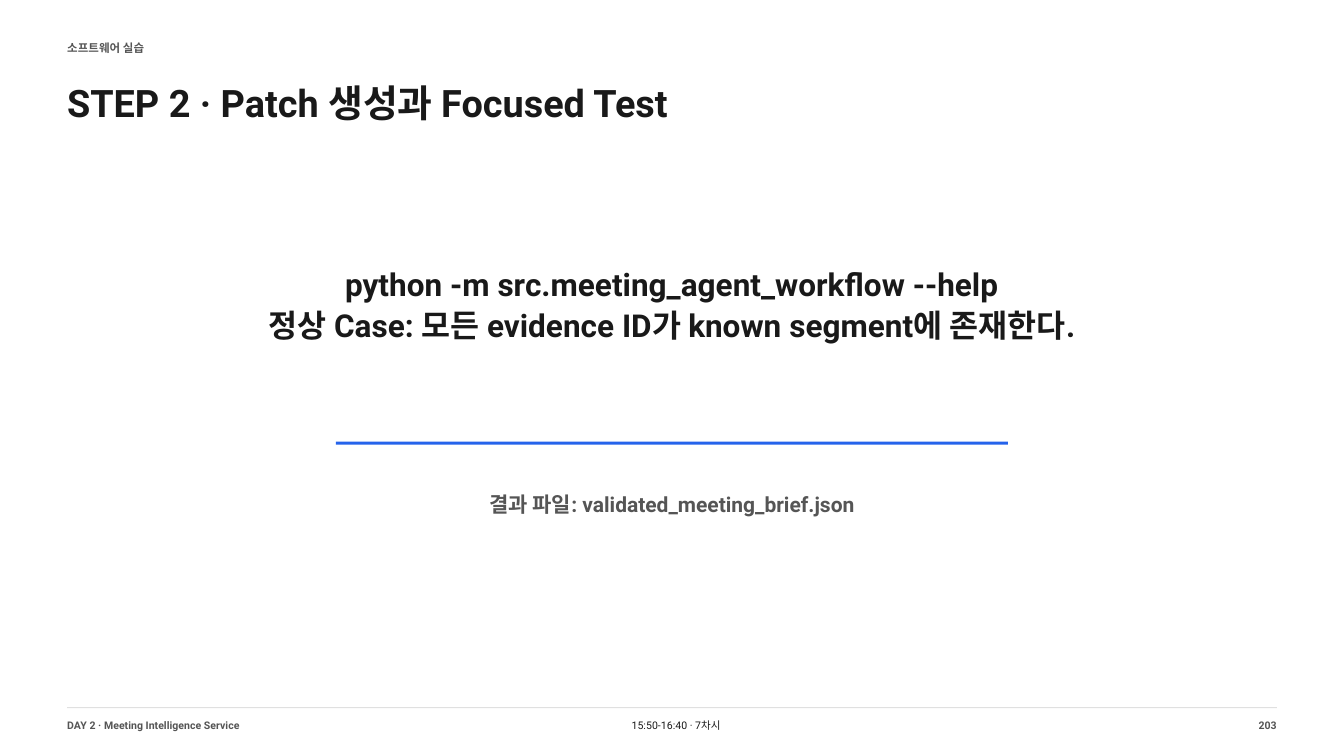
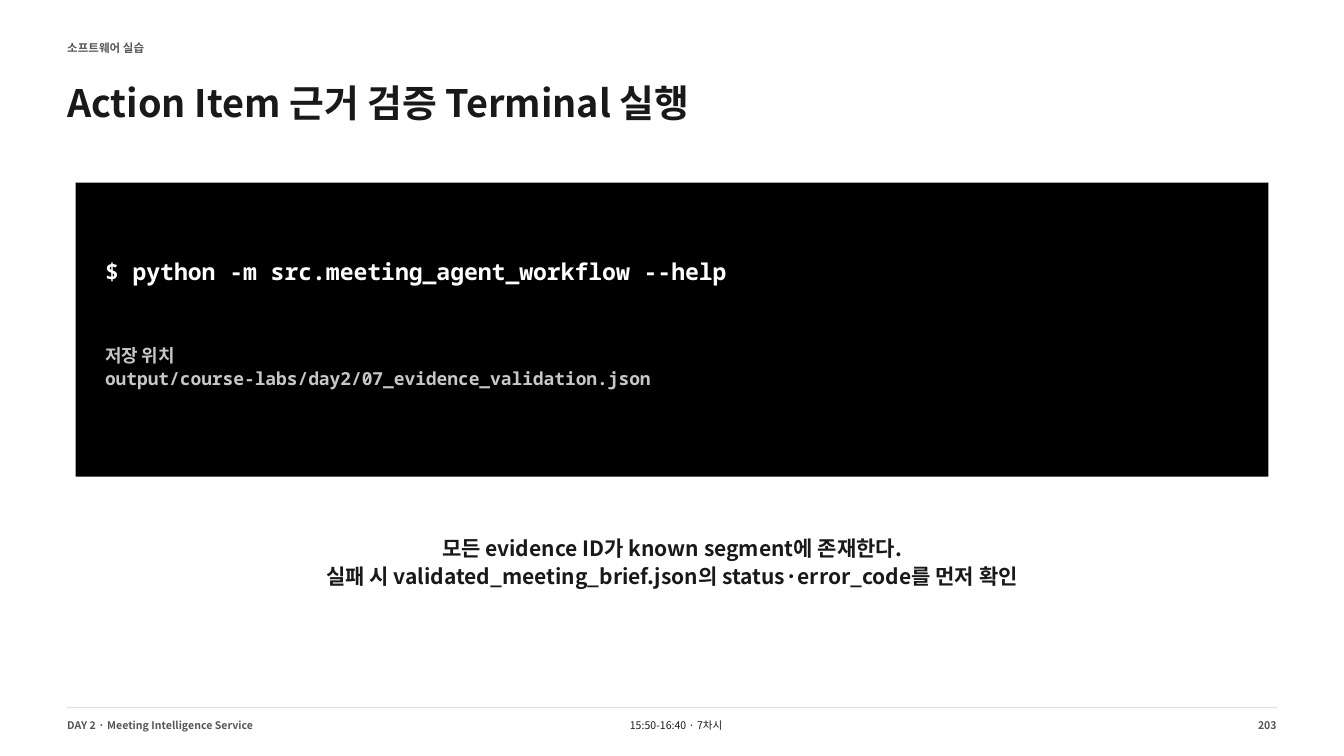
Before and after one commit to smilesjcha/llm-agent-and-workflow-automation, a slide deck: slide 203 of slides/IPA_LLM_Agent_업무자동화_Day2_DRAFT_240p.pptx. Drawn at 1344x756 pixels with LibreOffice and Linux fonts; fonts in the diff are those of the drawing. Boxes give left, top, right and bottom in pixels: in the first picture for what was removed or moved away, otherwise in the second. Text is boxed around its words. In the diff, an @@ line names an element or a change of style, - is before the commit and + after.

Commit message:
docs: validate and refresh day2-day5 lecture decks

```diff
--- a/slides/IPA_LLM_Agent_업무자동화_Day2_DRAFT_240p.pptx
+++ b/slides/IPA_LLM_Agent_업무자동화_Day2_DRAFT_240p.pptx
@@ text at <box>67,85,690,121</box>: text changed; font Roboto to Noto Sans CJK KR @@
-STEP 2 · Patch 생성과 Focused Test
+Action Item 근거 검증 Terminal 실행
@@ rectangle added at <box>76,182,1268,477</box>, fill #000000 @@
@@ text at <box>133,262,727,286</box>: text changed; size 22.5 to 16.5 pt; font Roboto to Noto Sans Mono; text colour #191919 to #FFFFFF @@
-python -m src.meeting_agent_workflow --help
-정상 Case: 모든 evidence ID가 known segment에 존재한다.
+$ python -m src.meeting_agent_workflow --help
@@ text at <box>105,347,651,390</box>: text changed; size 15 to 12.8 pt; font Roboto to Noto Sans Mono; text colour #555555 to #C7C7C7 @@
-결과 파일: validated_meeting_brief.json
+저장 위치
+output/course-labs/day2/07_evidence_validation.json
@@ line removed from (336, 444) to (1008, 444) @@
@@ text added at <box>326,538,1018,589</box>, 15 pt, text #191919, bold @@
+모든 evidence ID가 known segment에 존재한다.
+실패 시 validated_meeting_brief.json의 status·error_code를 먼저 확인
@@ text "DAY 2 · Meeting Intelligence ..." at <box>67,720,253,732</box>: font Roboto to Noto Sans CJK KR @@
@@ text "15:50-16:40 · 7차시" at <box>630,720,722,730</box>: font Roboto to Noto Sans CJK KR @@
```
Also in this commit, not shown: 213 other slides changed, 26 slides added, 26 slides removed, 13 other files.
